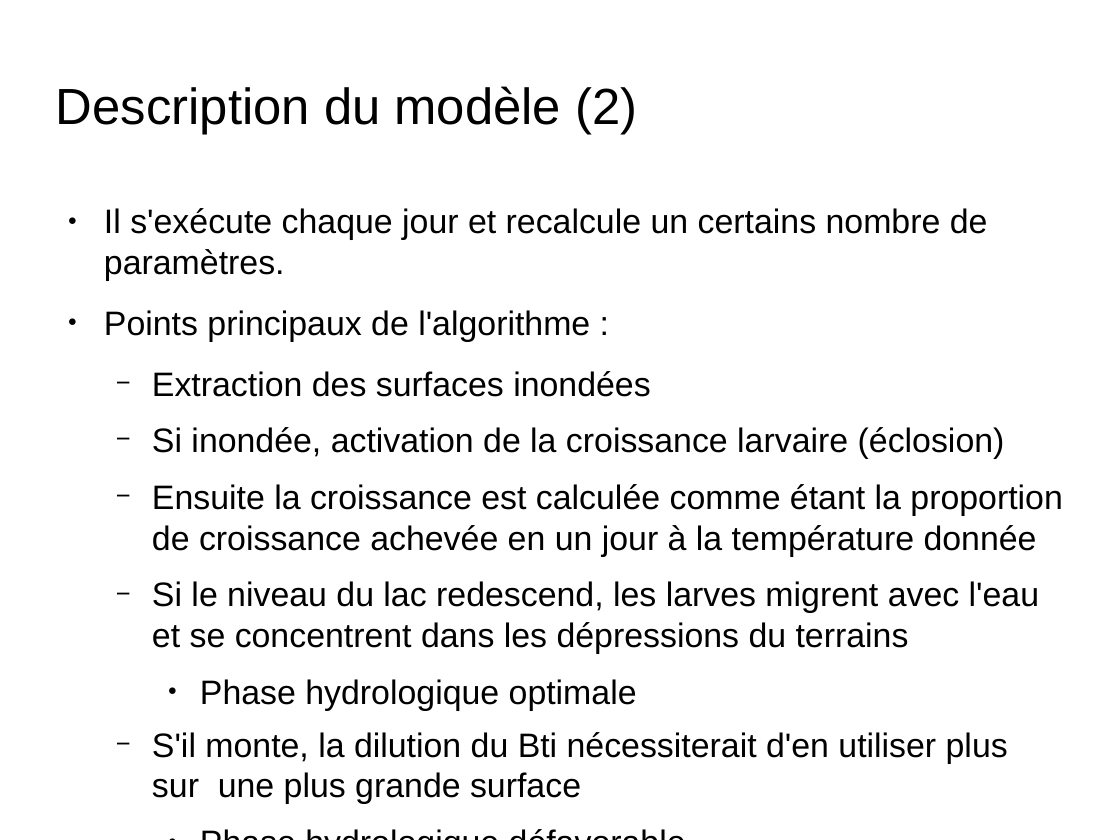
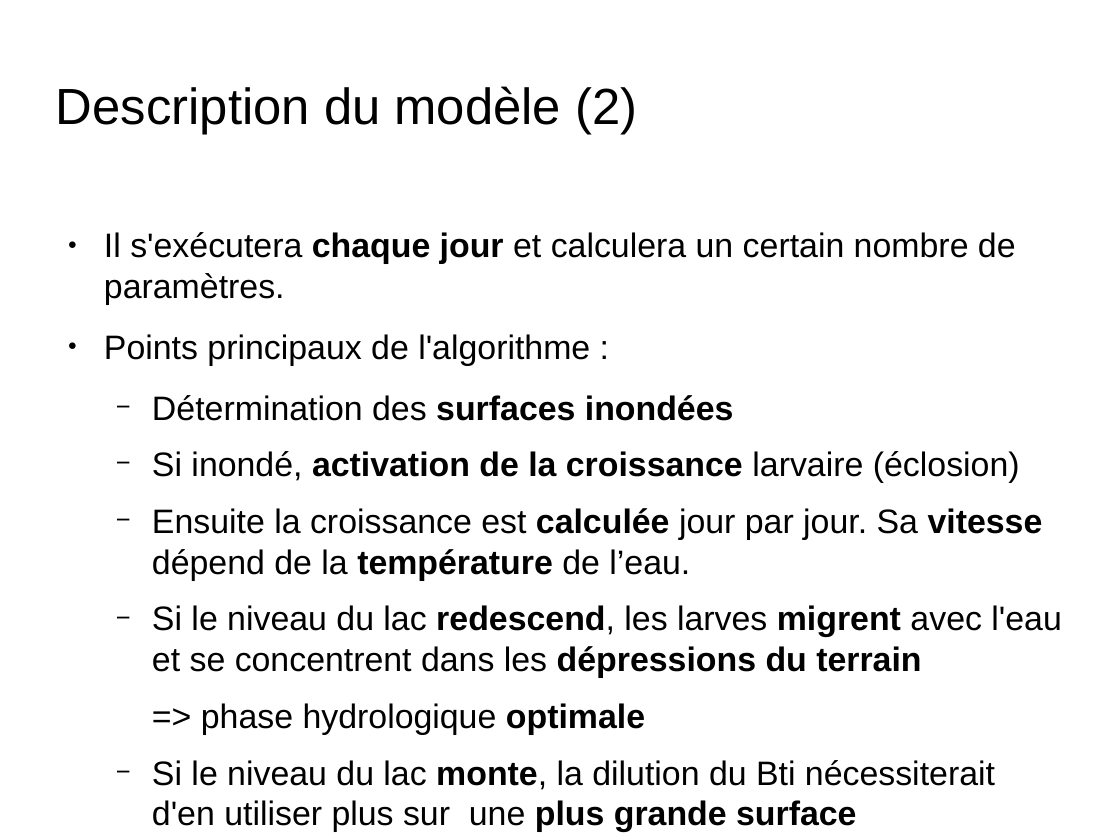
Before and after one commit to nesta7/designProject, a slide deck: slide 9 of presentation_6_juin_Broc.odp (slide 6 before the commit). Drawn at 1120x840 pixels with LibreOffice and Linux fonts; fonts in the diff are those of the drawing; background and template pictures are left out. Boxes give left, top, right and bottom in pixels: in the first picture for what was removed or moved away, otherwise in the second. Text is boxed around its words. In the diff, an @@ line names an element or a change of style, - is before the commit and + after.

```diff
--- a/presentation_6_juin_Broc.odp
+++ b/presentation_6_juin_Broc.odp
@@ text "Il s'exécutera chaque jour et ...": place and size @@
-text "Il s'exécutera chaque jour et ..." at [104, 208, 1062, 763]
+text "Il s'exécutera chaque jour et ..." at [104, 232, 1061, 832]
@@ text at [104, 232, 1016, 305]: text changed @@
-● Il s'exécute chaque jour et recalcule un certains nombre de paramètres.
+● Il s'exécutera chaque jour et calculera un certain nombre de paramètres.
@@ text at [152, 395, 1061, 832]: text changed @@
-  − Extraction des surfaces inondées
-  − Si inondée, activation de la croissance larvaire (éclosion)
-  − Ensuite la croissance est calculée comme étant la proportion de croissance achevée en un jour à la température donnée
-  − Si le niveau du lac redescend, les larves migrent avec l'eau et se concentrent dans les dépressions du terrains
-    ● Phase hydrologique optimale
-  − S'il monte, la dilution du Bti nécessiterait d'en utiliser plus sur une plus grande surface
-    ● Phase hydrologique défavorable
+  − Détermination des surfaces inondées
+  − Si inondé, activation de la croissance larvaire (éclosion)
+  − Ensuite la croissance est calculée jour par jour. Sa vitesse dépend de la température de l’eau.
+  − Si le niveau du lac redescend, les larves migrent avec l'eau et se concentrent dans les dépressions du terrain
+  => phase hydrologique optimale
+  − Si le niveau du lac monte, la dilution du Bti nécessiterait d'en utiliser plus sur une plus grande surface
+  => phase hydrologique défavorable
```
Also in this commit, not shown: 6 other slides changed, 8 slides added, 1 slide removed.
